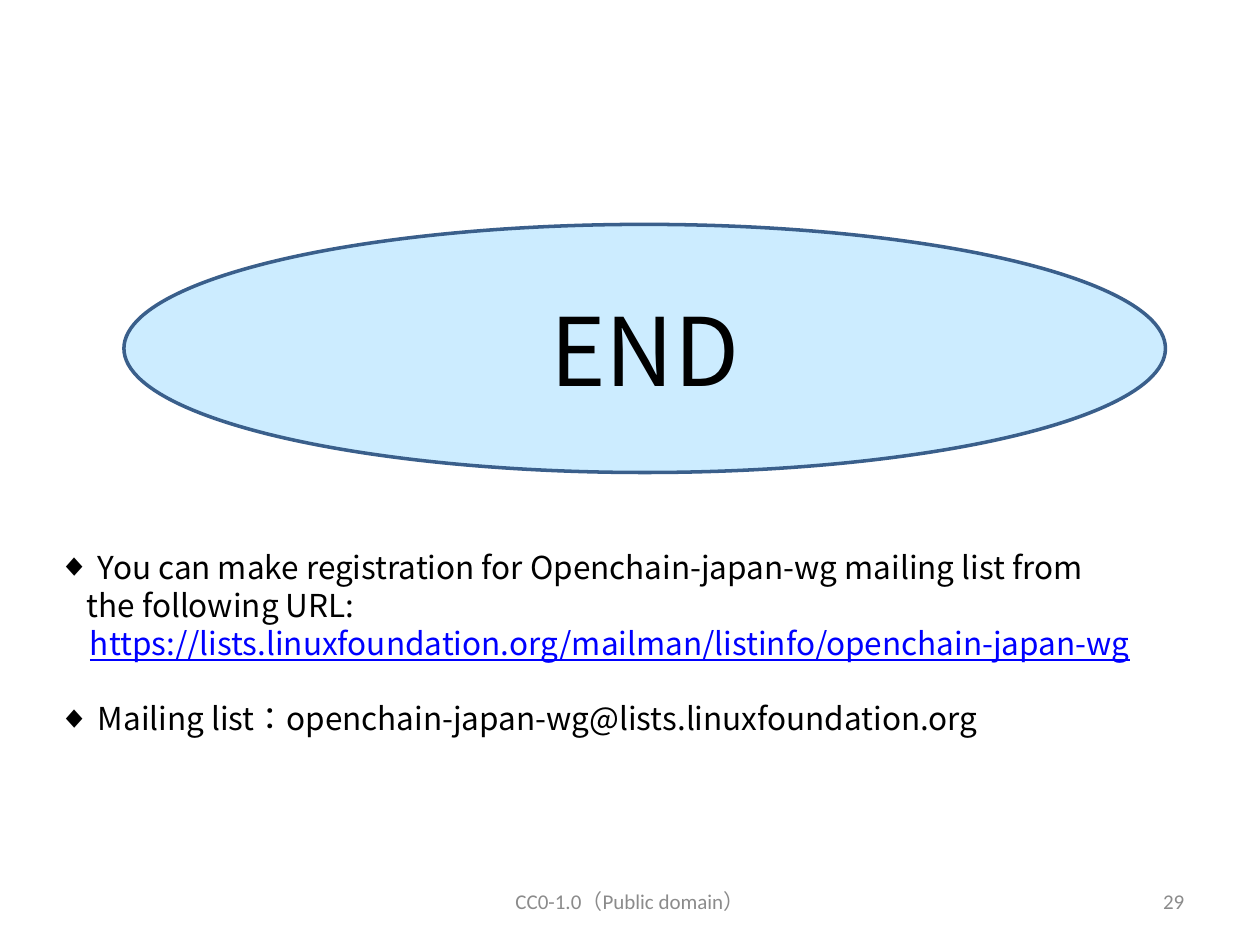
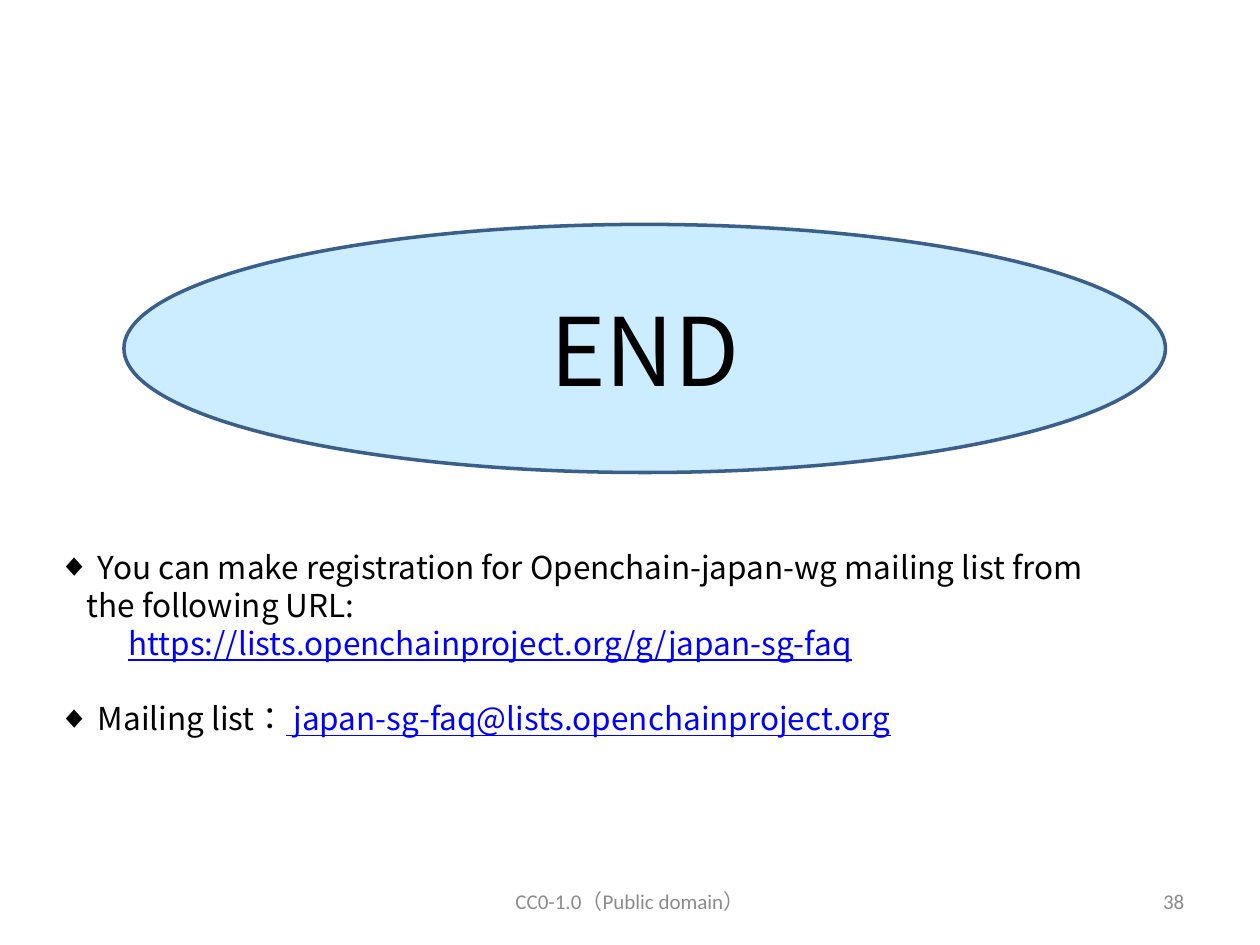
Before and after one commit to OpenChain-Project/OpenChain-JWG, a slide deck: slide 39 of Education_Material/FAQ/Misunderstandings_of_OSS_licenses_CC0.pptx (slide 30 before the commit). Drawn at 1260x945 pixels with LibreOffice and Linux fonts; fonts in the diff are those of the drawing. Boxes give left, top, right and bottom in pixels: in the first picture for what was removed or moved away, otherwise in the second. Text is boxed around its words. In the diff, an @@ line names an element or a change of style, - is before the commit and + after.

```diff
--- a/Education_Material/FAQ/Misunderstandings_of_OSS_licenses_CC0.pptx
+++ b/Education_Material/FAQ/Misunderstandings_of_OSS_licenses_CC0.pptx
@@ text at (x1=98, y1=623, x2=891, y2=738): text changed @@
-https://lists.linuxfoundation.org/mailman/listinfo/openchain-japan-wg
-◆ Mailing list：openchain-japan-wg@lists.linuxfoundation.org
+https://lists.openchainproject.org/g/japan-sg-faq
+◆ Mailing list： japan-sg-faq@lists.openchainproject.org
@@ page number at (x1=1163, y1=895, x2=1184, y2=909): text changed @@
-29
+38
```
Also in this commit, not shown: 17 other slides changed, 9 slides added.
